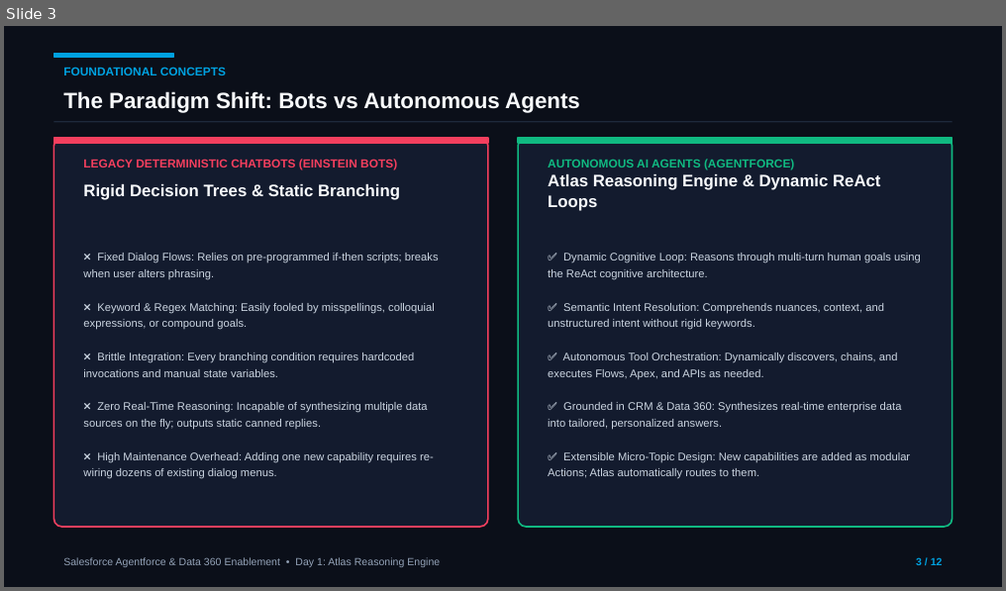
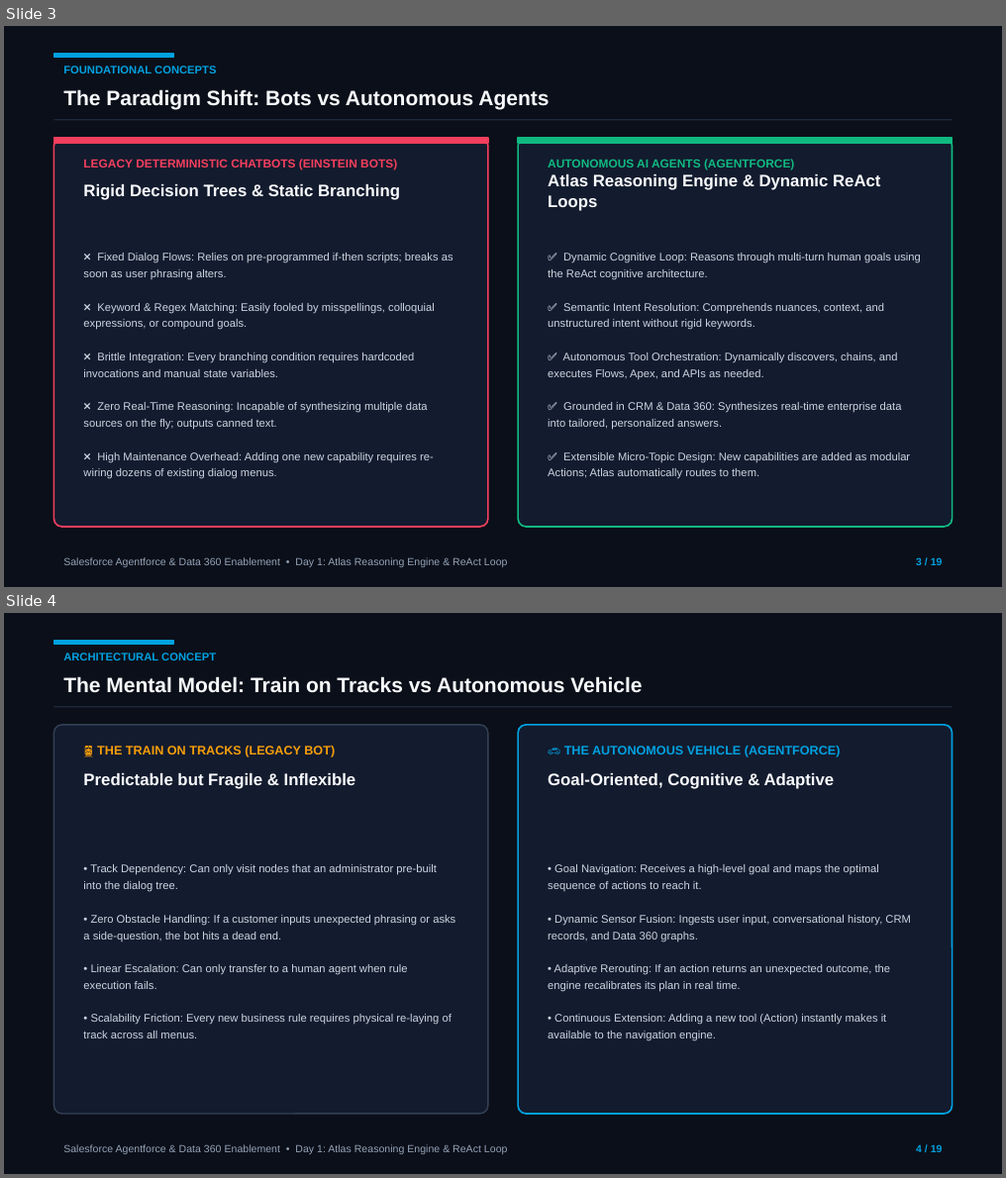
Before and after one commit to MohnishTak2725/agentforce-data360-workbench, a slide deck: Day-1-Atlas-Reasoning-Engine.pptx. Shown one above the other, each under a label of ours: slide 3 before the commit, slides 3 and 4 after it. The pictures are 1006x591 and 1006x1178 pixels, drawn with LibreOffice and Linux fonts; fonts in the diff are those of the drawing. Boxes give left, top, right and bottom in pixels: in the first picture for what was removed or moved away, otherwise in the second. Text is boxed around its words. In the diff, an @@ line names an element or a change of style, - is before the commit and + after.

```diff
--- a/Day-1-Atlas-Reasoning-Engine.pptx
+++ b/Day-1-Atlas-Reasoning-Engine.pptx
@@ slide 4 added at (4,613,1002,1174), background #0B0F19 @@
@@ rectangle added at (54,641,173,644), fill #00A1E0, outline #00A1E0 1 pt @@
@@ text added at (63,653,216,661), 8 pt, text #00A1E0, bold @@
+ARCHITECTURAL CONCEPT
@@ text added at (63,676,642,693), 15 pt, text #F8FAFC, bold @@
+The Mental Model: Train on Tracks vs Autonomous Vehicle
@@ line added from (54, 707) to (952, 707), #1E293B 1 pt @@
@@ rounded rectangle added at (54,725,488,1114), fill #131B2E, outline #334155 1 pt @@
@@ rounded rectangle added at (518,725,952,1114), fill #131B2E, outline #00A1E0 1.2 pt @@
@@ text added at (97,746,335,758), 9 pt, text #F59E0B, bold @@
+🚆 THE TRAIN ON TRACKS (LEGACY BOT)
@@ text added at (564,746,841,758), 9 pt, text #00A1E0, bold @@
+🚗 THE AUTONOMOUS VEHICLE (AGENTFORCE)
@@ text added at (83,773,356,789), 12 pt, text #F8FAFC, bold @@
+Predictable but Fragile & Inflexible
@@ text added at (548,773,835,789), 12 pt, text #F8FAFC, bold @@
+Goal-Oriented, Cognitive & Adaptive
@@ text added at (83,864,455,1039), 8 pt, text #CBD5E1 @@
+• Track Dependency: Can only visit nodes that an administrator pre-built into the dialog tree.
+• Zero Obstacle Handling: If a customer inputs unexpected phrasing or asks a side-question, the bot hits a dead end.
+• Linear Escalation: Can only transfer to a human agent when rule execution fails.
+• Scalability Friction: Every new business rule requires physical re-laying of track across all menus.
@@ text added at (548,864,911,1042), 8 pt, text #CBD5E1 @@
+• Goal Navigation: Receives a high-level goal and maps the optimal sequence of actions to reach it.
+• Dynamic Sensor Fusion: Ingests user input, conversational history, CRM records, and Data 360 graphs.
+• Adaptive Rerouting: If an action returns an unexpected outcome, the engine recalibrates its plan in real time.
+• Continuous Extension: Adding a new tool (Action) instantly makes it available to the navigation engine.
@@ text added at (63,1145,507,1155), 7.5 pt, text #94A3B8 @@
+Salesforce Agentforce & Data 360 Enablement • Day 1: Atlas Reasoning Engine & ReAct Loop
@@ text added at (916,1145,943,1153), 7.5 pt, text #00A1E0, bold @@
+4 / 19
@@ slide 3 changed as well @@
@@ text "FOUNDATIONAL CONCEPTS" at (63,66,216,74): size 8.5 to 8 pt @@
@@ text "The Paradigm Shift: Bots vs ..." at (63,89,548,109): size 16 to 15 pt @@
@@ text at (83,253,453,279): text changed @@
-❌ Fixed Dialog Flows: Relies on pre-programmed if-then scripts; breaks when user alters phrasing.
+❌ Fixed Dialog Flows: Relies on pre-programmed if-then scripts; breaks as soon as user phrasing alters.
@@ text at (83,402,428,429): text changed @@
-❌ Zero Real-Time Reasoning: Incapable of synthesizing multiple data sources on the fly; outputs static canned replies.
+❌ Zero Real-Time Reasoning: Incapable of synthesizing multiple data sources on the fly; outputs canned text.
@@ text at (63,558,507,568): text changed @@
-Salesforce Agentforce & Data 360 Enablement • Day 1: Atlas Reasoning Engine
+Salesforce Agentforce & Data 360 Enablement • Day 1: Atlas Reasoning Engine & ReAct Loop
```
Also in this commit, not shown: 11 other slides changed, 6 other slides added.
